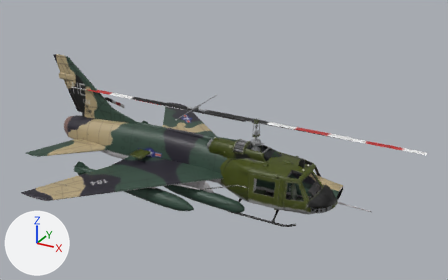
One commit to the FBX model Assets/_Project/Art/Structures/aircraft.fbx: the scene before it, then after it.
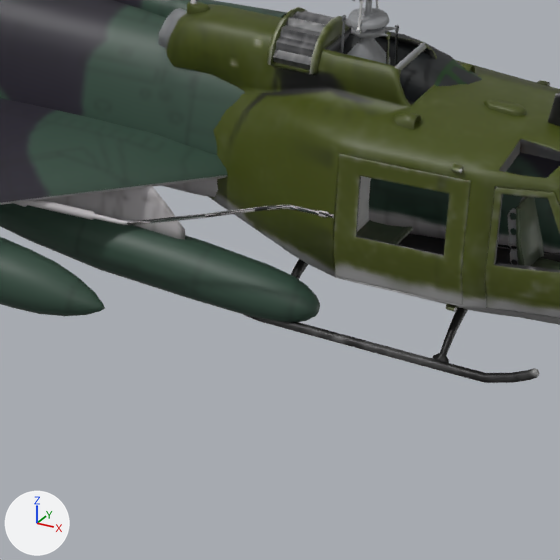
Each version is shown whole from a camera (50 mm lens) standing at (12.82, -20.95, 13.09) and looking at (1.23, 0.12, 2.56), then close up on the part from 38% to 67% of the width and 49% to 96% of the height. Arrows for +X, +Y and +Z are at lower left; the lights stay in place. The first two pictures are the older version. Where no turn or scale is listed for an object, it has been applied to the vertices. Vertices at exactly the same position are counted once.

Names of what the first close-up shows: 'huey', 'jet'.
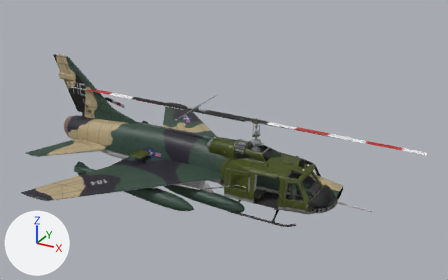
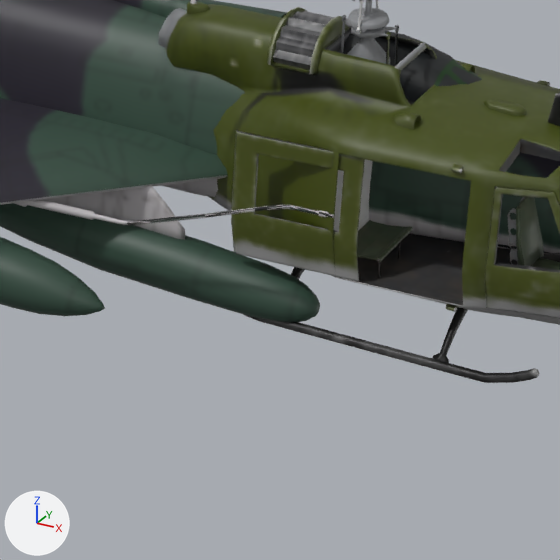
Changed parts and their boxes [x1, y1, x2, y2] in the close-ups (560 x 560 px; the box of a moved part takes in the faces that stretch with it):
```json
{"part": 1, "of": "me_huey_001", "change": "moved or reshaped", "before": [334, 153, 471, 306], "after": [231, 130, 365, 282]}
```

Scene script edits in JSON lines:
```json
{"block": "me_huey_001", "where": "me_huey_001.from_pydata(...)  # 6499 vertices, 12314 faces; spans x -6.3..9.5, y -1.4..1.3, z 0.0..3.9"}
{"block": "me_huey_001", "where": "# used by ob_huey; location = (0.0, 0.0, 0.0)"}
{"block": "me_huey_001", "change": "me_huey_001 part 1: the loose piece of 92 vertices spanning x 3.0..4.4, y -1.2..-1.0, z 0.7..2.0 is moved by (-1.0, -0.1, 0.0)"}
```
